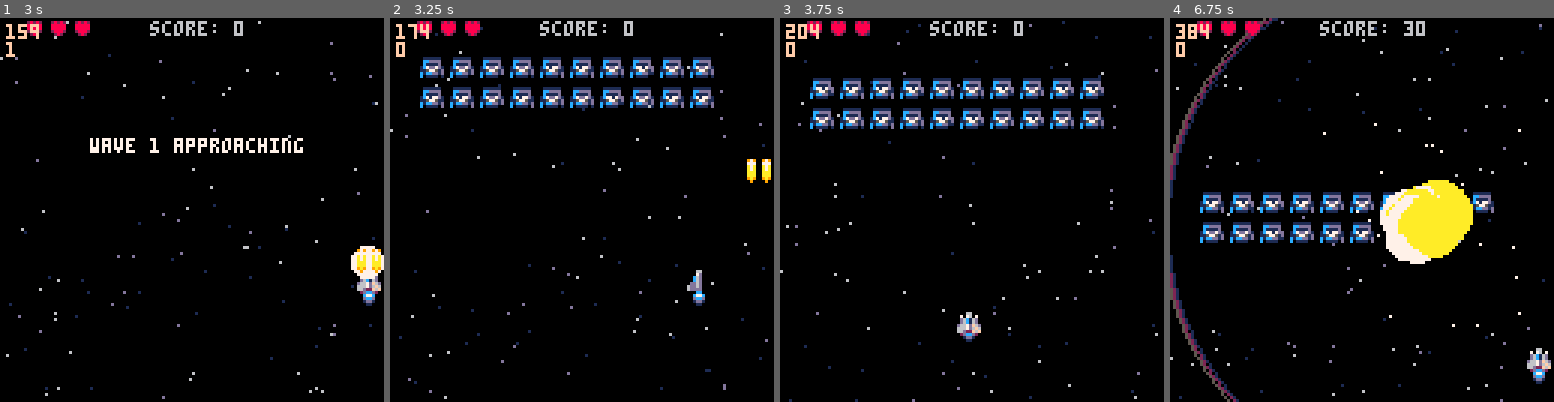
Above: before the commit, frames 1-4 (left to right).
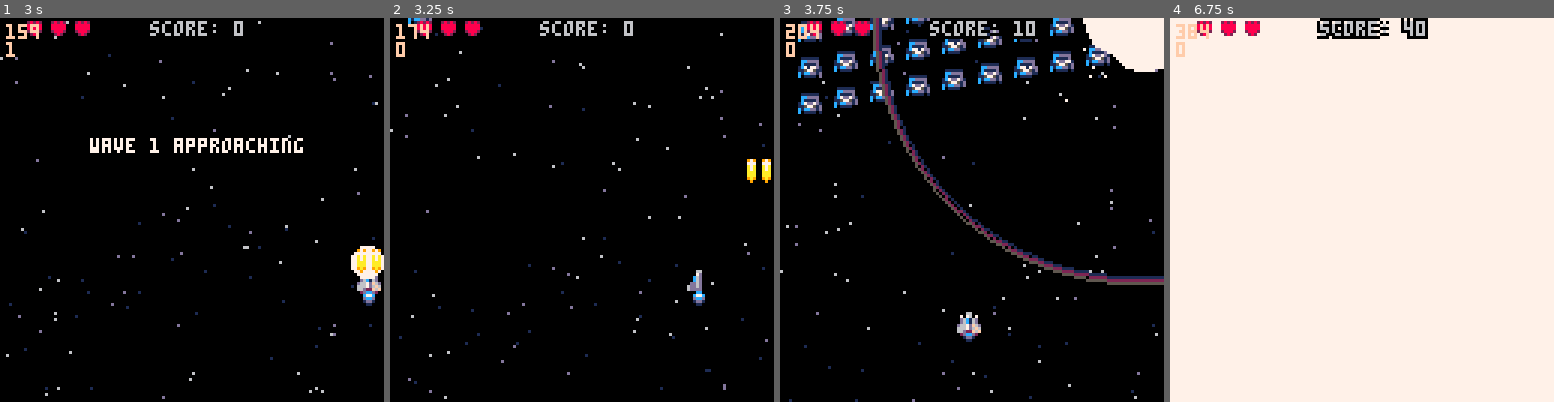
Above: after the commit, the same moments.

Repository: jimmac/pico-shed
Game: PICO-8 cartridge shmup.p8
Same seed, same stepped clock (60 frames per second), same inputs: the game is played once before the commit and once after it.
Inputs:
- Up to frame 1 (3 s): tap X (X key) at 0.33, 1.07, 1.85, 2.97 s; tap O (Z key) at 0.7, 1.7, 2.1, 2.5, 2.9 s; hold Right 1.6-2.1 s; hold Up 2.15-2.42 s; hold Right from 2.47 s (still down)
- Up to frame 2 (3.25 s): release Right at 3.03 s; hold Left from 3.08 s (still down)
- Up to frame 3 (3.75 s): tap O (Z key) at 3.3, 3.7 s; release Left at 3.58 s; hold Down from 3.63 s (still down)
- Up to frame 4 (6.75 s): release Down at 3.97 s; hold Right 4.02-4.68 s; tap X (X key) at 4.08, 5.2, 6.32 s; tap O (Z key) every 0.4 s from 4.1 to 6.5 s; hold Up 4.73-5.03 s; hold Left 5.08-5.68 s; hold Down 5.73-6.03 s; hold Right 6.08-6.58 s; hold Right from 6.63 s (still down)

Frame 1 is identical in both runs. In frame 2, 5.9% of the frame differs, in the area x 4-85%, y 0-24%; in frame 3, 14%; in frame 4, 96%, in the area x 0-100%, y 0-100%.

Commit message:
enemy behaviors

Diff:
--- a/shmup.p8
+++ b/shmup.p8
@@ -334,11 +334,9 @@
 
 	--moving enemies
 	for myen in all(en) do
-		myen.y+=myen.spy
-		myen.x+=myen.spx
-		if myen.x>(128-myen.sprw*8) or myen.x<0 then
-			myen.spx=-myen.spx
-		end
+  --mission
+  doenemy(myen)
+		--animation
 		myen.aniframe+=.1 --wtf works
 	 myen.spr=myen.ani[flr(myen.aniframe)]
 
@@ -631,10 +629,12 @@
   end
 end
 -->8
+--enemies
+
 function nextwave()
  wave+=1
 
- if wave>5 then
+ if wave>4 then
 	 mode="youwin"
 	 lockout=t+30
 	 music(24)
@@ -649,11 +649,14 @@
 	if wave==1 then
 		placen({
 			{1,1,1,1,1,1,1,1,1,1},
+			{1,1,1,1,1,1,1,1,1,1},
+			{1,1,1,1,1,1,1,1,1,1},
 			{1,1,1,1,1,1,1,1,1,1}
 		})
 	elseif wave==2 then
 		placen({
 			{3,3,3,3,3,3,3,3,3,3},
+			{2,2,2,2,2,2,2,2,2,2},
 			{2,2,2,2,2,2,2,2,2,2},
 			{1,1,1,1,1,1,1,1,1,1}
 		})
@@ -676,18 +679,24 @@
 	for i=1,#mywave do --rows
 		for j=1,#mywave[i] do --columns
 			if mywave[i][j]>0 then
-				spawnen(j*10,i*10,mywave[i][j])
+				spawnen(j*12-6,i*12,mywave[i][j],j*2)
 			end
 		end
 	end
 end
 
-function spawnen(x,y,entype)
+function spawnen(x,y,entype,enwait)
 	if entype==nil then entype=1 end
 
 	local myen=makespr()
 	myen.x=x
-	myen.y=y
+	myen.y=y-66
+
+	myen.posx=x
+	myen.posy=y
+
+	myen.wait=enwait
+
 	myen.aniframe=1+rnd(4) --first frame of animation
 	if entype==6 then
 		--boss
@@ -702,8 +711,8 @@
 	elseif entype==5 then
 		--skull
 		myen.hp=4
-		myen.spy=.25
-		myen.spx=.2
+		myen.spy=.2
+		myen.spx=0
 		myen.ani={48,49,50,51}
 	elseif entype==4 then
 		myen.hp=3
@@ -728,7 +737,30 @@
 		myen.ani={16,17,18,19}
 	end
 	myen.flash=0
+ myen.mission="flyin"
 	add(en,myen)
+end
+-->8
+--behaviors
+
+function doenemy(myen)
+	if myen.wait>0 then
+		myen.wait-=1
+		return
+	end
+ if myen.mission=="flyin" then
+  --flying in
+  myen.y+=1
+  if myen.y>=myen.posy then
+   myen.mission="protec"
+  end
+
+ elseif myen.mission=="protec" then
+  -- staying put
+ elseif myen.mission=="attac" then
+  -- attac
+ end
+
 end
 __gfx__
 00000000000660000006600000066000000000000000000000000000000000000000000000000000000000000000000000000000000000000000000097900979
